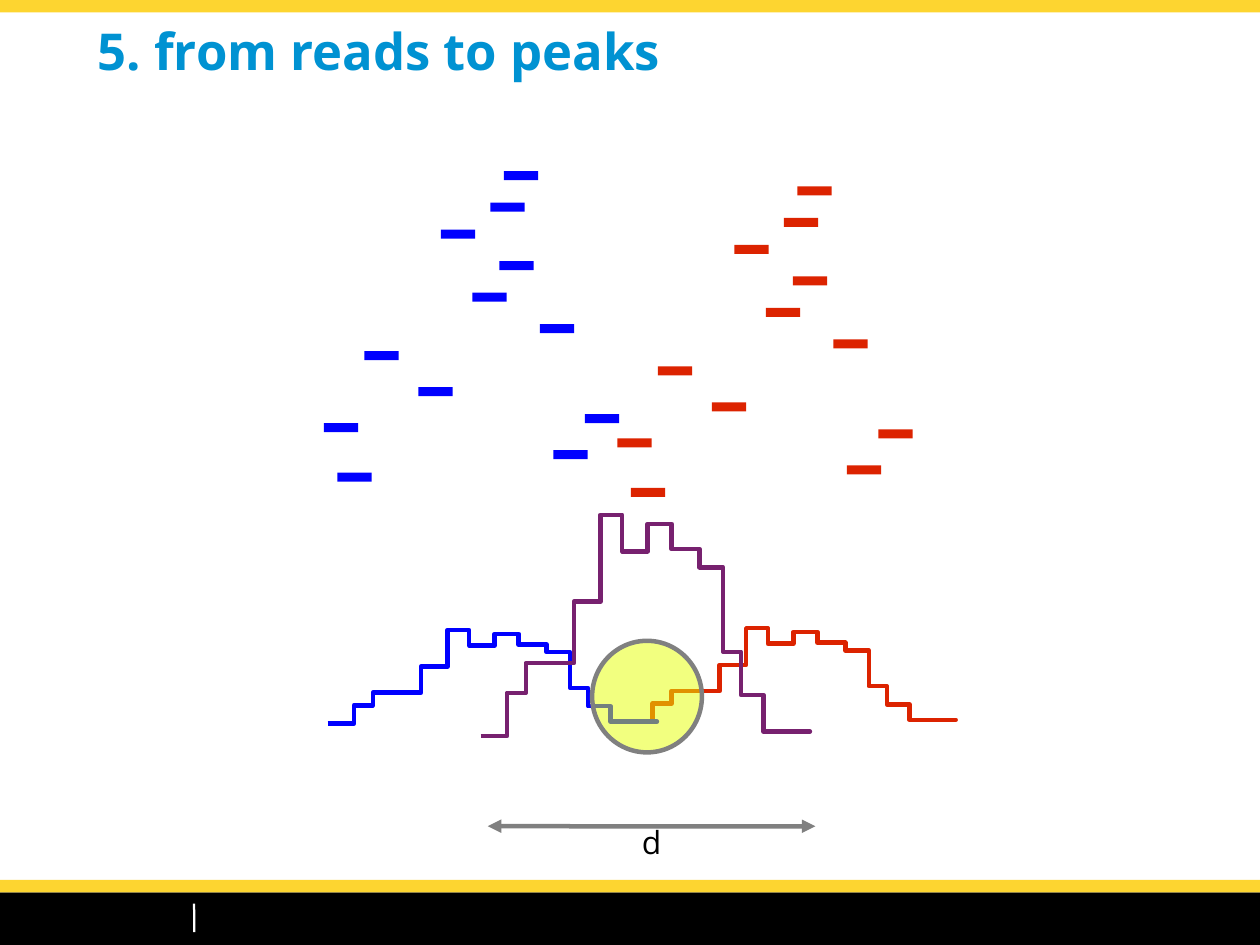
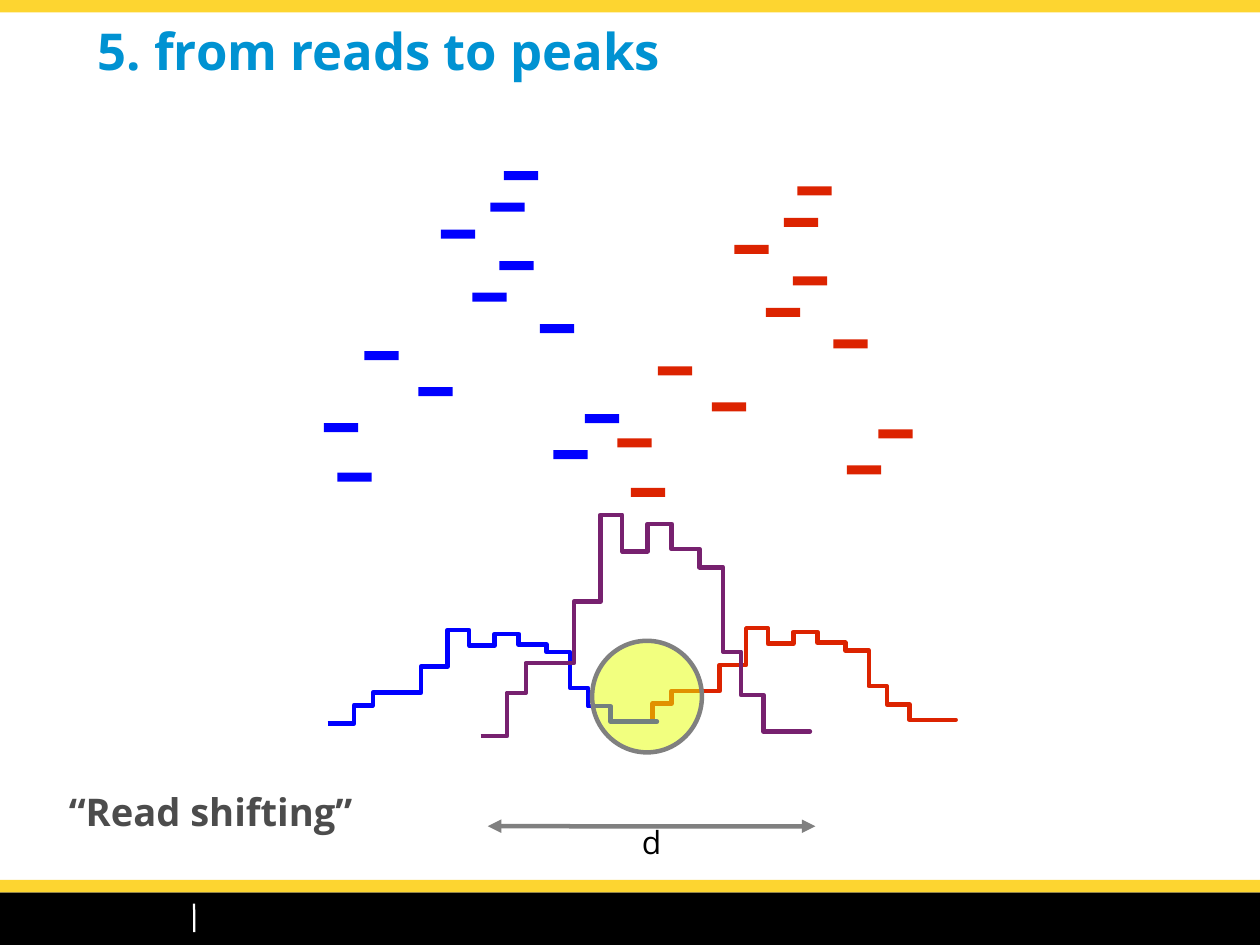
Before and after one commit to dputhier/EBA_2015_ChIP-Seq, a slide deck: slide 27 of slides/chipseq_CarlHerrmann_Roscoff2015.odp. Drawn at 1260x945 pixels with LibreOffice and Linux fonts; fonts in the diff are those of the drawing; background and template pictures are left out. Boxes give left, top, right and bottom in pixels: in the first picture for what was removed or moved away, otherwise in the second. Text is boxed around its words. In the diff, an @@ line names an element or a change of style, - is before the commit and + after.

```diff
--- a/slides/chipseq_CarlHerrmann_Roscoff2015.odp
+++ b/slides/chipseq_CarlHerrmann_Roscoff2015.odp
@@ text added at (69,797,352,835), 24 pt, text #4C4C4C, bold @@
+“Read shifting”
```
Also in this commit, not shown: 6 other slides changed, 2 slides added, 1 other file.
